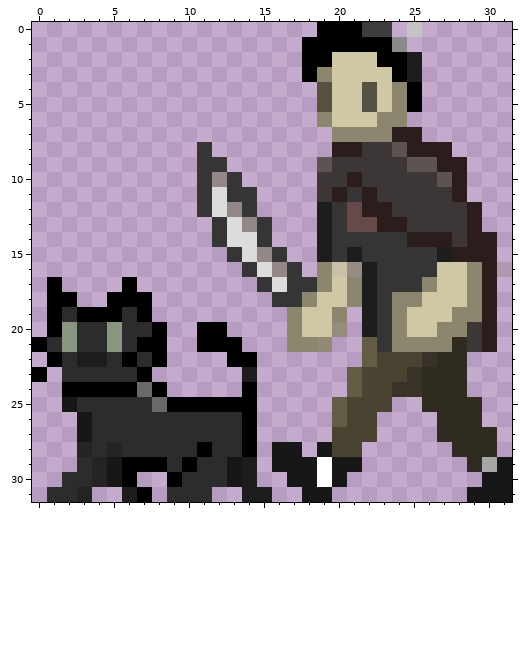
File history of a pixel-art sprite, bin/max/max_leftwalk2.png. The picture above was drawn from the file before the commit.
The file is 32x32 pixels. Pixels under 10% opacity are left out. Colours within 5 levels of each other are drawn and written as one.
And afterwards:
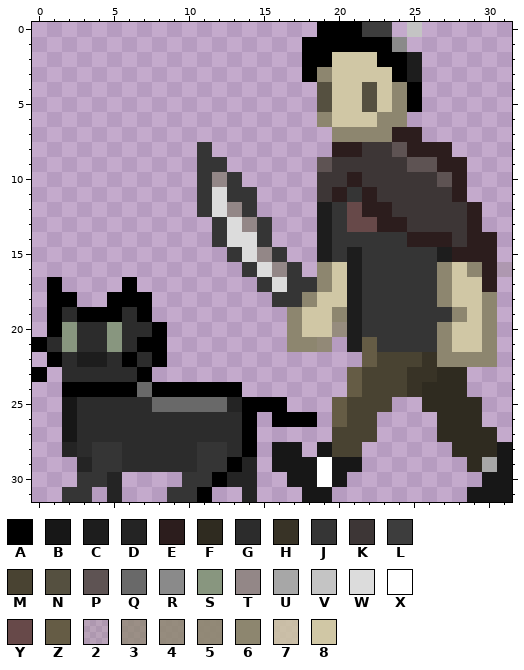
Palette (. is transparent): A #000000  B #171717  C #1d1d1d  D #242424  E #2c1d1d  F #2f2b20  G #2c2c2c  H #383326  J #353535  K #3d3636  L #3d3d3d  M #494332  N #555040  P #5e5353  Q #696969  R #8a8a8a  S #88967f  T #938787  U #a7a7a7  V #c4c4c4  W #dcdcdc  X #ffffff  Y #674949  Z #655c45  2 #8d866f33  3 #8d866fbf  4 #8d866fd5  5 #8d866fe8  6 #8d866f  7 #ccc3a2da  8 #d0c7a5
Change:
y 16: x 20..22 73C -> 8CJ; x 27 8 -> 6
y 17: x 21..22 6C -> CJ; x 26..27 68 -> J6; x 29 6 -> 8
y 18: x 21..22 6C -> CJ; x 24..27 6688 -> JJJ6; x 29..30 6E -> 86
y 19: x 21..22 .C -> CJ; x 24..27 6888 -> JJJJ; x 29..30 6E -> 86
y 20: x 11..12 AA -> ..; x 21..22 .C -> CJ; x 24..26 688 -> JJJ; x 28..30 6KE -> 886
y 21: x 11..13 AAA -> ...; x 21 . -> C; x 24..26 666 -> JJJ; x 28..30 FKE -> 886
y 22: x 13..14 AA -> ..; x 27..30 FF.. -> 6666
y 23: x 14 C -> .; x 26 F -> H
y 24: x 9..14 .....A -> AAAAA.; x 24 H -> M
y 25: x 9..13 AAAAA -> QQQQD; x 15..16 .. -> AA
y 26: x 2..3 .B -> BG; x 16..18 ... -> AAA
y 27: x 2..3 .B -> BG
y 28: x 2..5 .DGD -> DGJJ; x 11..12 AG -> JJ; x 31 . -> B
y 29: x 3..8 GDBAAA -> DJJGGG; x 10..14 AGGBC -> GJJAD
y 30: x 2..6 GGDBA -> .JJD.; x 9..14 AGGGBC -> .JJADD
y 31: x 1..3 GGD -> .JJ; x 5..7 .CA -> D..; x 9..11 GGG -> JJA; x 14..15 CC -> D.
Boxes around the changes in both pictures, in picture pixels (x1, y1, x2, y2):
changed: (47, 262, 497, 502)
added: (497, 442, 512, 457)
